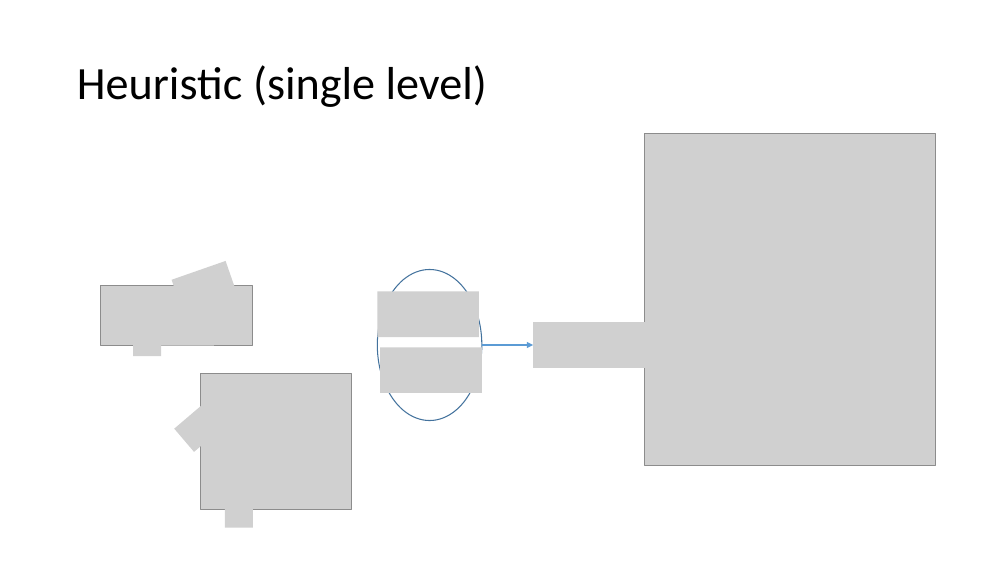
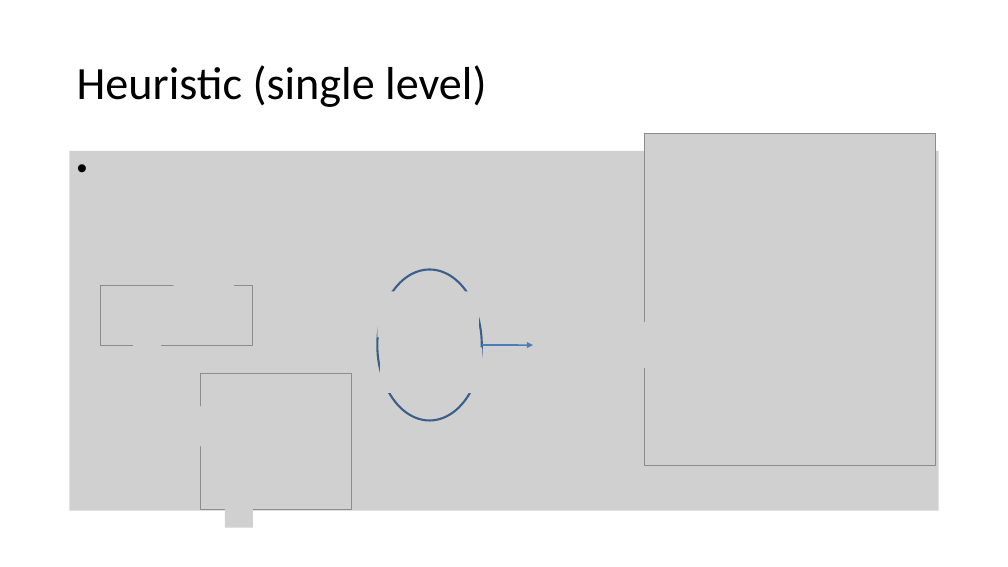
Before and after one commit to sirmarcis/CSP-Final-Project, a slide deck: slide 9 of CSP4.pptx. Drawn at 1008x567 pixels with LibreOffice and Linux fonts; fonts in the diff are those of the drawing; grey boxes stand for pictures. Boxes give left, top, right and bottom in pixels: in the first picture for what was removed or moved away, otherwise in the second. Text is boxed around its words. In the diff, an @@ line names an element or a change of style, - is before the commit and + after.

```diff
--- a/CSP4.pptx
+++ b/CSP4.pptx
@@ picture added at box(70, 151, 939, 511) @@
@@ ellipse at box(377, 269, 482, 420): outline #43739E 1 pt to #3A5F8C 2 pt @@
@@ arrow removed from (482, 345) to (533, 345) @@
@@ freeform shape added at box(482, 345, 533, 345), outline #4A7EBB 1.5 pt @@
```
Also in this commit, not shown: 9 other slides changed, 5 slides added, 1 slide removed.
